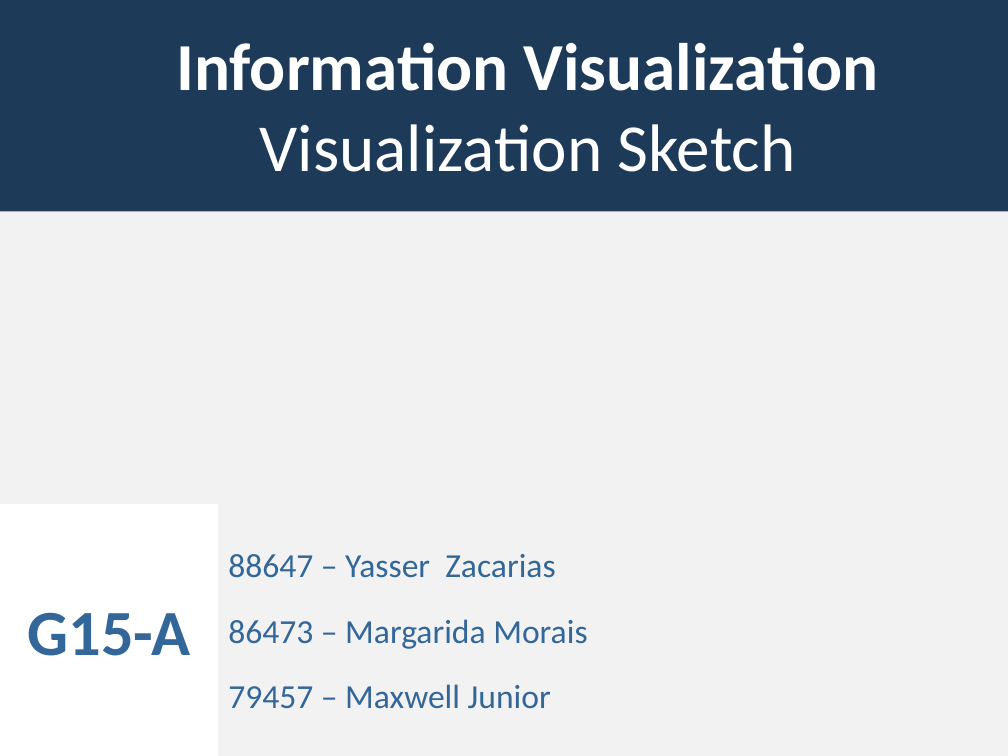
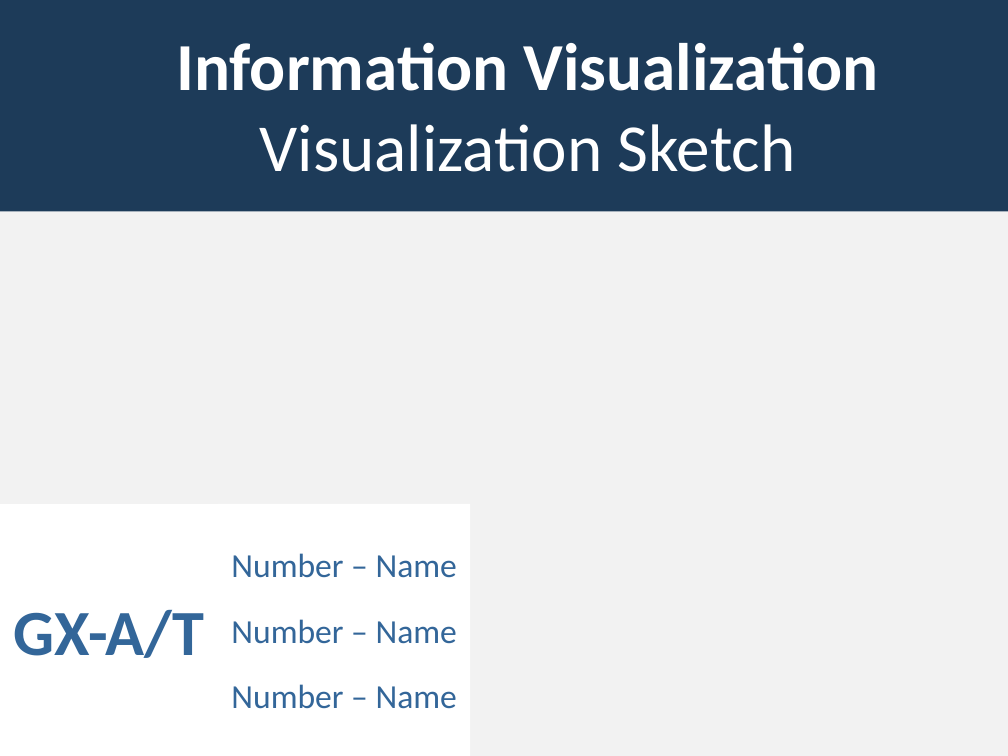
Before and after one commit to MargaridaMorais/information_visualization, a slide deck: slide 1 of CheckpointIII/CIII_G15.pptx. Drawn at 1008x756 pixels with LibreOffice and Linux fonts; fonts in the diff are those of the drawing; background and template pictures are left out. Boxes give left, top, right and bottom in pixels: in the first picture for what was removed or moved away, otherwise in the second. Text is boxed around its words. In the diff, an @@ line names an element or a change of style, - is before the commit and + after.

```diff
--- a/CheckpointIII/CIII_G15.pptx
+++ b/CheckpointIII/CIII_G15.pptx
@@ rectangle added at [219,504,471,756], fill #FFFFFF, 24 pt, text #336699 @@
+Number – Name
+Number – Name
+Number – Name
@@ text removed at [228,554,587,709] @@
-88647 – Yasser Zacarias
-86473 – Margarida Morais
-79457 – Maxwell Junior
@@ text at [14,610,205,658]: text changed @@
-G15-A
+GX-A/T
```
Also in this commit, not shown: 1 other slide changed, 3 slides added, 4 slides removed.
